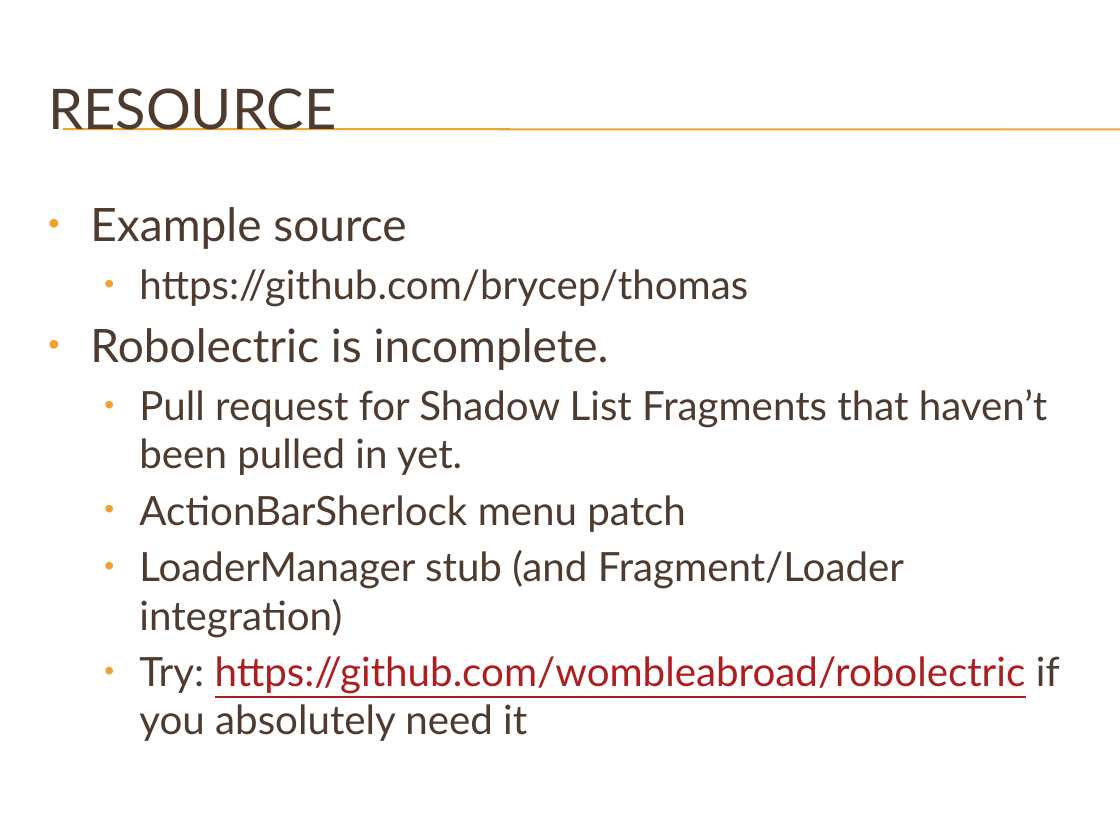
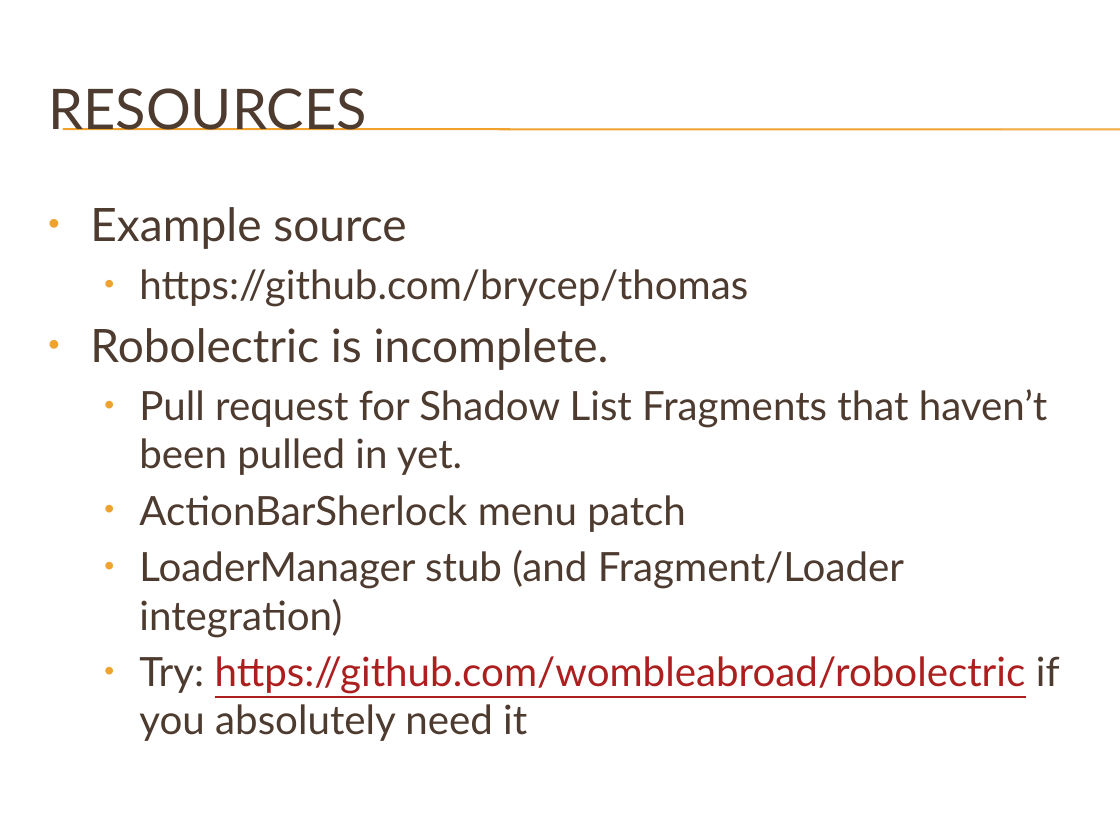
Before and after one commit to brycep/thomas, a slide deck: slide 13 of thomas-android/src/main/presentations/Unit Testing.pptx. Drawn at 1120x840 pixels with LibreOffice and Linux fonts; fonts in the diff are those of the drawing; background and template pictures are left out. Boxes give left, top, right and bottom in pixels: in the first picture for what was removed or moved away, otherwise in the second. Text is boxed around its words. In the diff, an @@ line names an element or a change of style, - is before the commit and + after.

```diff
--- a/thomas-android/src/main/presentations/Unit Testing.pptx
+++ b/thomas-android/src/main/presentations/Unit Testing.pptx
@@ title at box(48, 88, 366, 130): text changed @@
-RESOURCE
+RESOURCES
```
Also in this commit, not shown: 6 other slides changed, 1 slide added.
